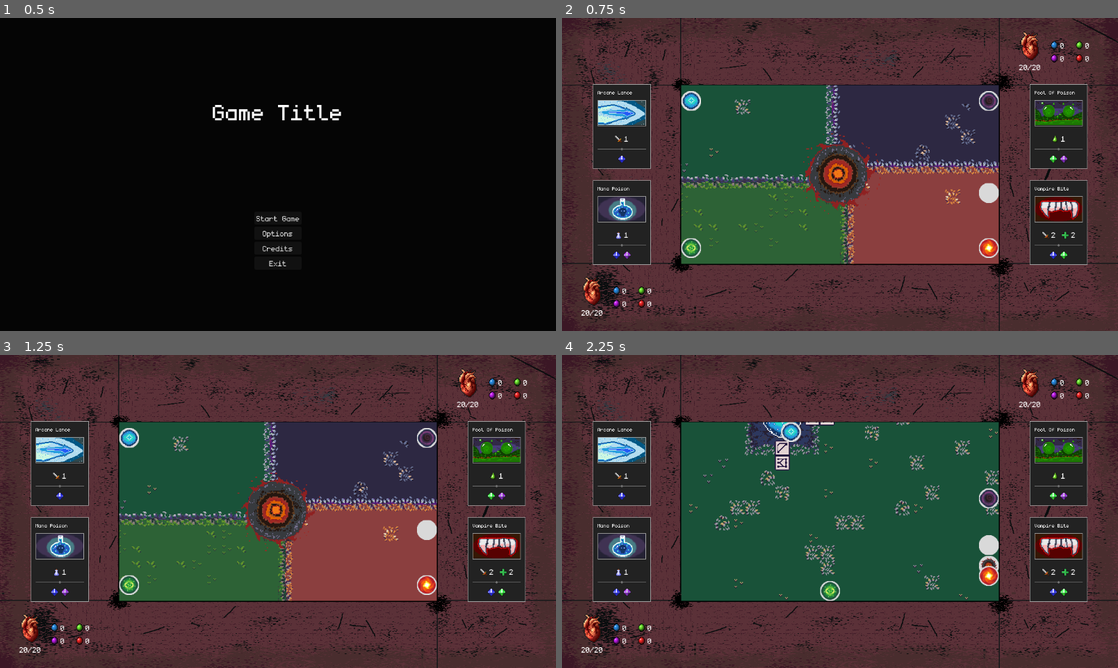
Above: before the commit, frames 1-4 (two rows, left to right).
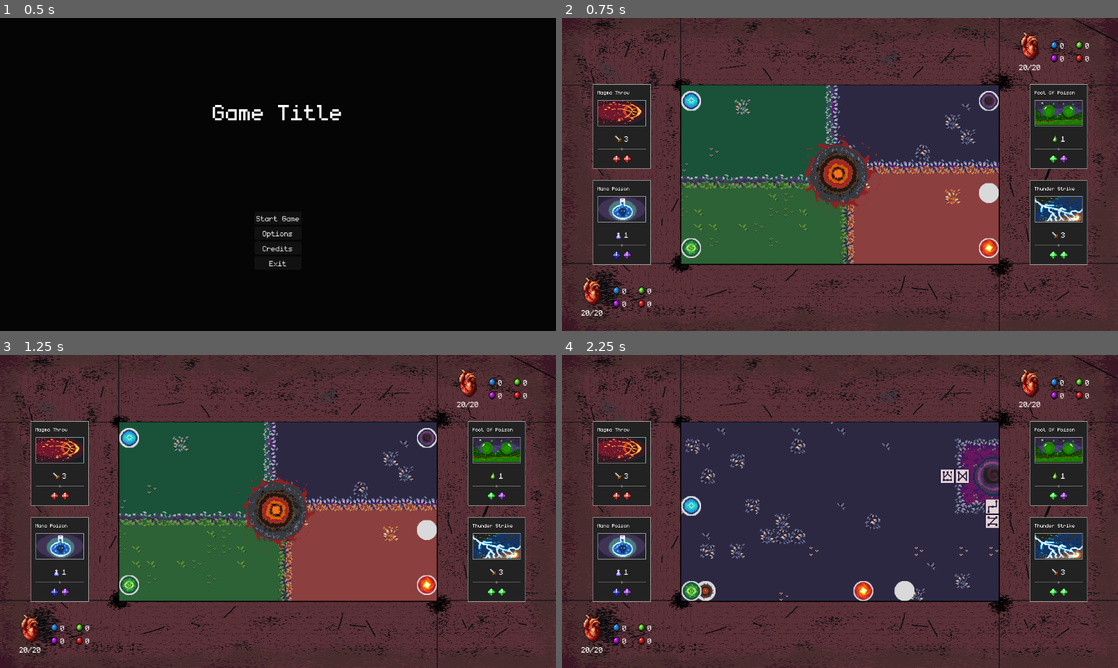
Above: after the commit, the same moments.

Repository: Juanxpeke/GD-BR2024
Game: Godot game, scene res://Core/GUI/MainMenu/main_menu.tscn
The game is run twice, just before and just after one commit, with the same random seed, the same clock (stepped at 60 frames per second) and the same inputs. The engine's default icon, where the game draws it, is replaced by a stand-in: a white triangle on a blue panel in a dark square. Sound files missing from this copy of the repository are replaced by a short silence.
Inputs (mouse positions are in pixels of both pictures, inside the frame that each line leads up to):
- Up to frame 1 (0.5 s): no input
- Up to frame 2 (0.75 s): click "Start Game" at 0.5 s
- Up to frame 3 (1.25 s): no input
- Up to frame 4 (2.25 s): drag from (840, 511) to (990, 530) at 1.27 s; drag from (990, 555) to (589, 361) at 2.02 s

Frame 1 is identical in both runs. In frame 2, 1.5% of the frame differs, in the area x 6-94%, y 23-77%; in frame 3, 1.5%; in frame 4, 33%, in the area x 6-94%, y 21-79%.

Commit message:
Added fire moon skill

Diff:
--- /dev/null
+++ b/Global/Skills/Effects/TemporalEffects/regeneration_effect.gd
@@ -0,0 +1,16 @@
+class_name RegenerationEffect
+extends TemporalEffect
+
+# Private
+
+# Constructor
+func _init() -> void:
+	super()
+	icon = load("res://Global/Skills/Effects/TemporalEffects/regeneration_effect_icon.png")
+
+
+# Public
+
+# Applies the activation effect
+func apply_activation(caller : Entity) -> void:
+	caller.add_current_health(int(value))
--- /dev/null
+++ b/Global/Skills/FireMoon/fire_moon.tres
@@ -0,0 +1,21 @@
+[gd_resource type="Resource" script_class="Skill" load_steps=6 format=3 uid="uid://dix6su7ja2x50"]
+
+[ext_resource type="Script" path="res://Global/Skills/skill.gd" id="1_dlyim"]
+[ext_resource type="Script" path="res://Global/Skills/Effects/TemporalEffects/regeneration_effect.gd" id="1_r1r0m"]
+[ext_resource type="Texture2D" uid="uid://qjchuastde10" path="res://Global/Skills/FireMoon/fire_moon.png" id="2_3uw33"]
+[ext_resource type="AudioStream" uid="uid://brouo7qoq2tlf" path="res://Global/Skills/MagmaThrow/magma_throw.wav" id="3_qlv4p"]
+
+[sub_resource type="Resource" id="Resource_qr373"]
+script = ExtResource("1_r1r0m")
+duration = 1
+value = 3.0
+
+[resource]
+script = ExtResource("1_dlyim")
+name = "Fire Moon"
+sprite = ExtResource("2_3uw33")
+sound = ExtResource("3_qlv4p")
+description = "Applies regeneration {effect}{0, icon} (heals {effect}{0, value} per round) for {effect}{0, duration} rounds"
+effects = Array[Resource("res://Global/Skills/Effects/effect.gd")]([SubResource("Resource_qr373")])
+manas_needed = Array[int]([0, 1, 0, 1])
+maximum_repetitions = -1
--- a/Global/Skills/skill_manager.gd
+++ b/Global/Skills/skill_manager.gd
@@ -21,6 +21,7 @@
 	# Nature & Dark
 	load("res://Global/Skills/PoolOfPoison/pool_of_poison.tres"),
 	# Nature & Inferno
+	load("res://Global/Skills/FireMoon/fire_moon.tres"),
 	# Inferno & Dark
 ]
 
Binary file added: Global/Skills/Effects/TemporalEffects/regeneration_effect_icon.png
Renamed: Assets/ExportedCardArts/fire_moon.png -> Global/Skills/FireMoon/fire_moon.png
